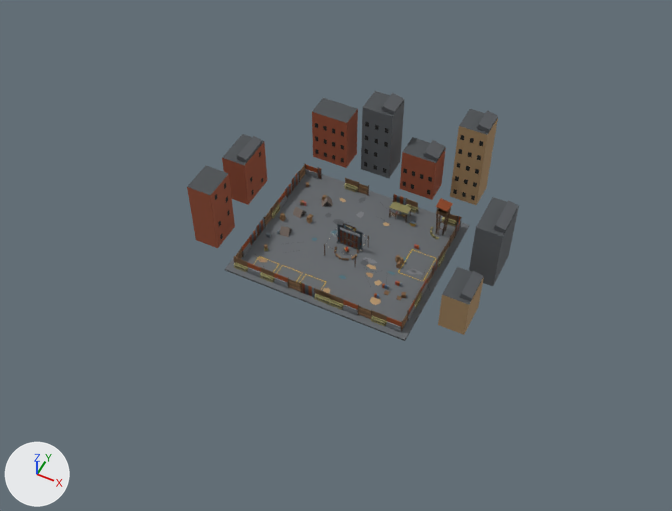
Before and after pictures for a commit that changed the OBJ model assets/source/lobby/Lobby_All.obj.
The view is the same before and after, from a 50 mm camera at (145.0, -307.0, 372.0) aimed at (-2.0, -12.0, 3.0). The axes (+X, +Y, +Z) are drawn at lower left. The lights are the same throughout. The older version comes first. Where no turn or scale is listed for an object, it has been applied to the vertices. Vertices at exactly the same position are counted once.

The first picture shows 'Backdrop', 'Ground', 'Props', 'Walls' and 3 more.
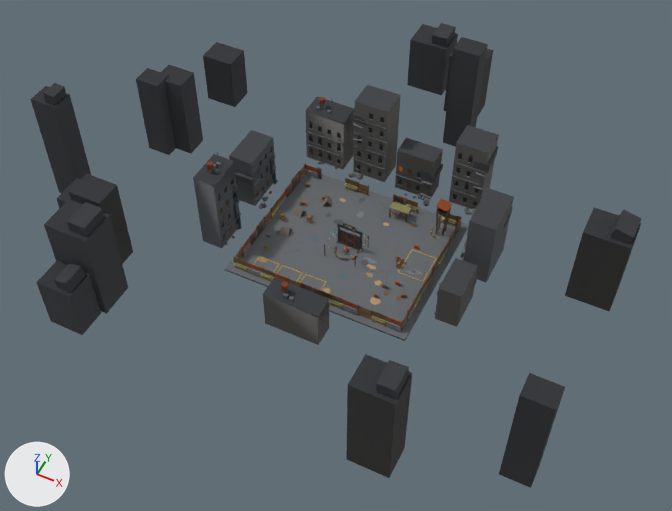
The edits, one by one:
me_backdrop is used by ob_backdrop; location (0.0, 0.0, 0.0).
me_backdrop had 616 vertices, 924 faces and spanned x -79.0..79.0, y -33.0..76.0, z 0.0..56.0.
me_backdrop now has 3421 vertices, 5025 faces and spans x -75.0..75.0, y -66.0..72.0, z -2.0..55.0.
me_backdrop part 1: a new loose piece, a box spanning x -54.2..-29.8, y 52.5..53.0, z 9.75..10.25, in mat_t_palette_main (picture img_t_palette_main_png).
me_backdrop part 2: a new loose piece, a box spanning x -54.2..-29.8, y 52.5..53.0, z 19.75..20.25, in mat_t_palette_main (picture img_t_palette_main_png).
me_backdrop part 3: the loose piece of 8 vertices spanning x -51.0..-29.0, y 55.0..69.0, z 0.0..34.0 is rebuilt with 12 vertices and now spans x -54.0..-30.0, y 53.0..67.0, z 0.0..35.0.
me_backdrop part 4: the loose piece of 8 vertices spanning x 6.0..26.0, y 53.0..67.0, z 0.0..28.0 is rebuilt with 8 vertices and now spans x 3.0..25.0, y 53.0..65.0, z 0.0..28.0.
me_backdrop part 5: 49 loose pieces with 392 vertices, spanning x -71.0..79.0, y -30.0..74.0, z 0.0..56.0, are deleted.
me_backdrop part 6: 8 vertices moved within x 10.0, y 53.0, z 3.0..17.0; 36 vertices removed from x 8.0..79.0, y 8.0..76.0, z 0.0..52.0; 1881 vertices added at x -52.0..75.0, y -25.0..72.0, z -2.0..52.0.
me_backdrop part 7: 16 vertices removed from x -79.0..-63.0, y -33.0..25.0, z 0.0..40.0; 946 vertices added at x -75.0..-55.0, y -32.0..28.0, z 0.0..55.0.
me_backdrop part 8: 314 vertices added at x -15.0..15.0, y -66.0..-50.0, z 0.0..29.0.
Other edits to the shape of me_backdrop do not show in these pictures.
Mesh me_skyline is new.
It has 160 vertices, 240 faces and spans x -166.0..138.0, y -117.0..161.0, z 0.0..73.0.
It uses material mat_t_palette_main (picture img_t_palette_main_png).
Object 'Skyline' (ob_skyline) is new; it shows me_skyline.
Its location is (0.0, 0.0, 0.0).

Changed parts and their boxes [x1, y1, x2, y2] in the pictures (672 x 511 px):
'Skyline', added
    after: [30, 23, 641, 488]
'Backdrop', reshaped (7% taller)
    before: [187, 91, 519, 335]
    after: [193, 85, 514, 345]
part 1 of me_backdrop, added
    after: [306, 144, 344, 158]
part 2 of me_backdrop, added
    after: [305, 131, 344, 145]
part 3 of me_backdrop, rebuilt (9% wider)
    before: [312, 98, 358, 168]
    after: [305, 97, 355, 169]
part 4 of me_backdrop, rebuilt
    before: [400, 137, 446, 200]
    after: [395, 138, 443, 198]
part 5 of me_backdrop, deleted
    before: [215, 91, 519, 335]
part 6 of me_backdrop, reshaped
    before: [403, 109, 519, 286]
    after: [309, 85, 514, 327]
part 7 of me_backdrop, built on
    before: [187, 134, 267, 248]
    after: [193, 130, 278, 248]
part 8 of me_backdrop, added
    after: [263, 278, 330, 345]
